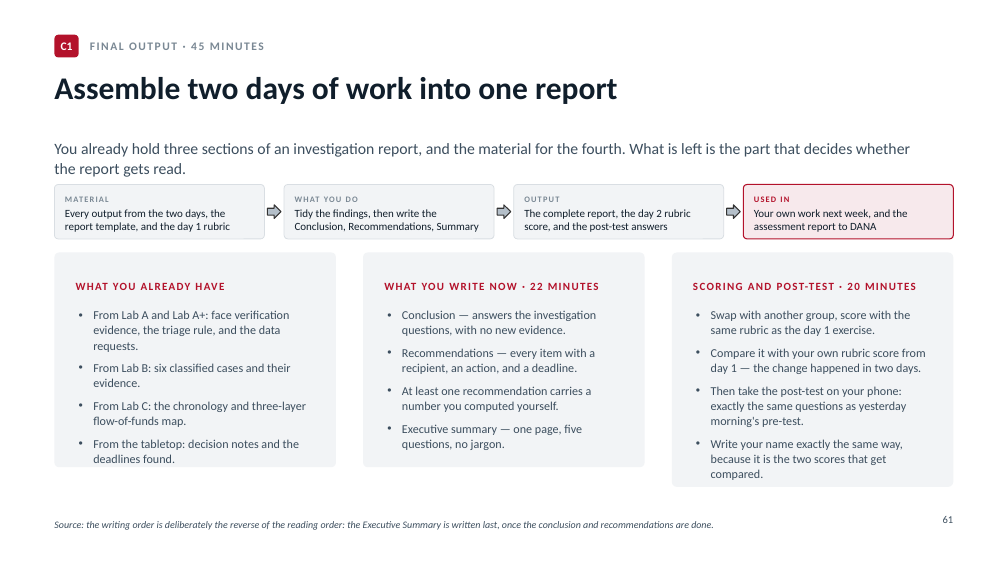
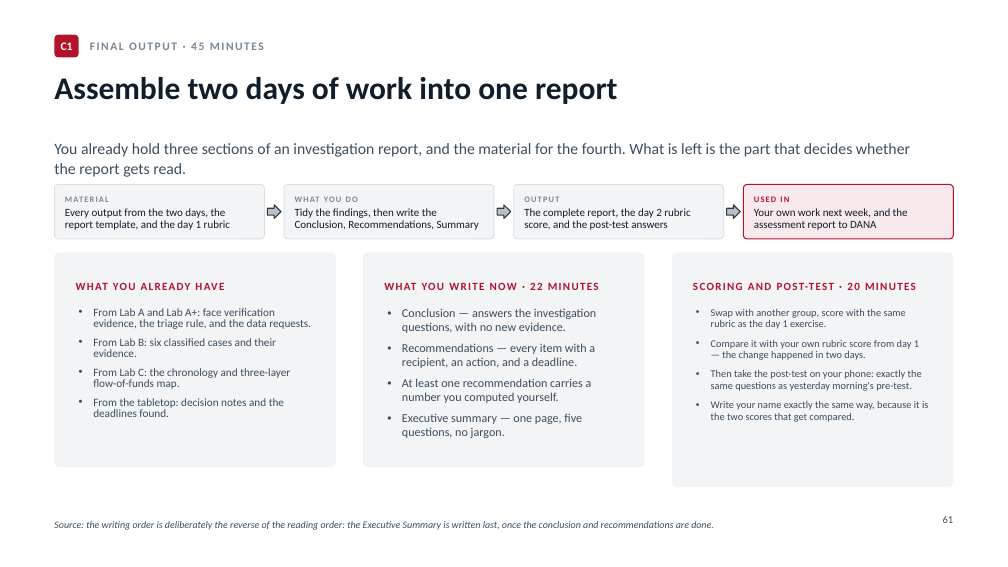
Before and after one commit to bosen/angkot, a slide deck: slide 78 of deck/Deck_Workshop_2Days_EN.pptx. Drawn at 1008x567 pixels with LibreOffice and Linux fonts; fonts in the diff are those of the drawing. Boxes give left, top, right and bottom in pixels: in the first picture for what was removed or moved away, otherwise in the second. Text is boxed around its words. In the diff, an @@ line names an element or a change of style, - is before the commit and + after.

```diff
--- a/deck/Deck_Workshop_2Days_EN.pptx
+++ b/deck/Deck_Workshop_2Days_EN.pptx
@@ line spacing 0.98 to 0.88 in 4 elements at box(65, 208, 230, 230), box(295, 208, 479, 230), box(524, 208, 690, 230), box(754, 208, 908, 230) @@
@@ text "From Lab A and Lab ..." at box(93, 308, 311, 417): size 11.5 to 10.6 pt; line spacing 1.05 to 0.85 @@
@@ text "Conclusion — answers the investigation ..." at box(402, 308, 596, 438): line spacing 1.05 to 0.95 @@
@@ text "Swap with another group, score ..." at box(711, 309, 928, 422): size 11.5 to 9.8 pt; line spacing 1.05 to 0.95 @@
```
Also in this commit, not shown: 17 other slides changed.
